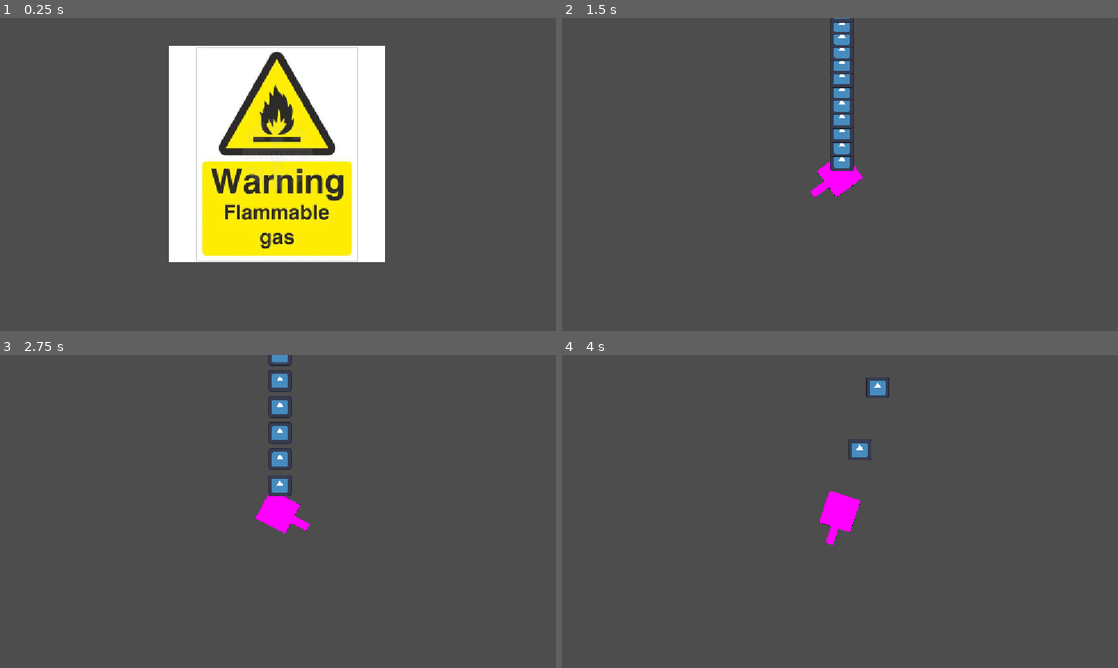
Above: before the commit, frames 1-4 (two rows, left to right).
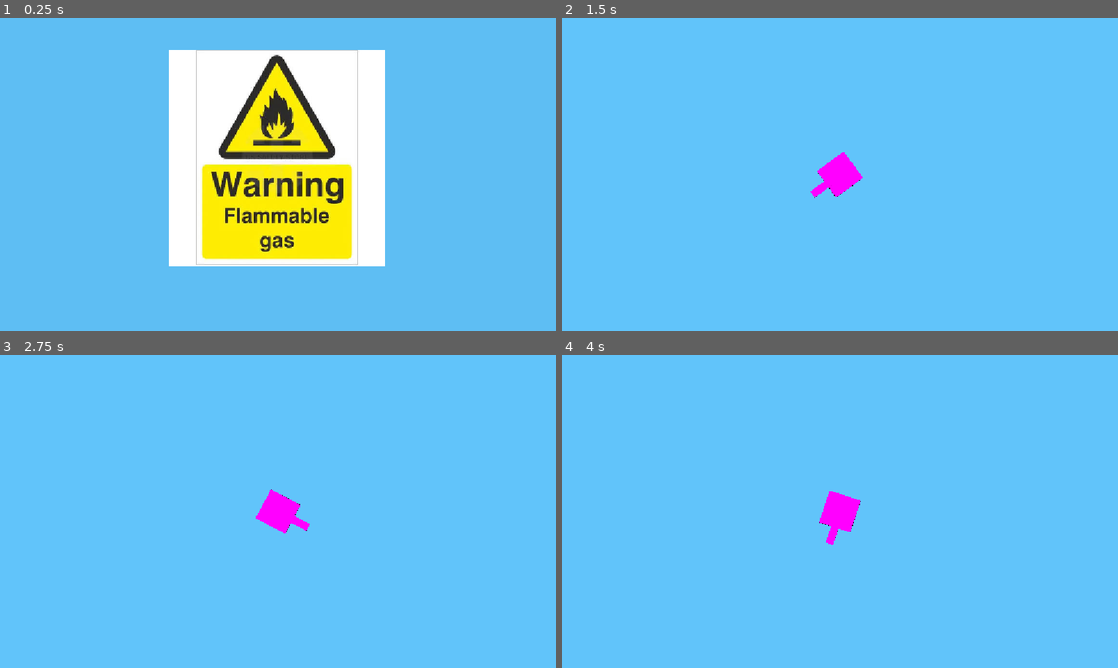
Above: after the commit, the same moments.

Repository: moocow-web/silogame
Game: Godot game, scene res://main.tscn
Two runs of this game, one before a commit and one after it. Both use one fixed random seed, a clock stepped at 60 frames per second and the inputs below. The engine's default icon, where the game draws it, is replaced by a stand-in: a white triangle on a blue panel in a dark square.
Inputs (mouse positions are in pixels of both pictures, inside the frame that each line leads up to):
- Up to frame 1 (0.25 s): no input
- Up to frame 2 (1.5 s): tap Enter at 0.5 s; move the mouse to (962, 158) at 0.52 s; hold Right (ui_right) 0.53-1.28 s; tap Alt at 0.6 s; click (962, 158) at 0.67 s; move the mouse to (728, 190) at 1.27 s; hold Down from 1.28 s (still down); tap Shift at 1.35 s
- Up to frame 3 (2.75 s): move the mouse to (333, 442) at 2.02 s; release Down at 2.03 s; hold Right (ui_right) from 2.03 s (still down); tap Alt at 2.1 s
- Up to frame 4 (4 s): move the mouse to (812, 574) at 2.77 s; release Right (ui_right) at 2.78 s; hold Up (ui_up) 2.78-3.53 s; tap Shift at 2.85 s; click (812, 574) at 2.92 s; move the mouse to (1006, 558) at 3.52 s; hold Left (ui_left) from 3.53 s (still down); tap Alt at 3.6 s

The runs differ from the first frame. In frame 1, 78% of the frame differs, in the area x 0-100%, y 0-100%; in frame 2, 99%; in frame 3, 99%; in frame 4, 99%.

Commit message:
major look update

Diff:
--- a/camera_2d.gd
+++ b/camera_2d.gd
@@ -1,5 +1,4 @@
 extends Camera2D
-
 @onready var missile: CharacterBody2D = $"../missile"
 # Called when the node enters the scene tree for the first time.
 func _ready() -> void:
--- /dev/null
+++ b/color_rect.gd
@@ -0,0 +1,12 @@
+extends ColorRect
+var alt
+@onready var cam: Camera2D = $"../Camera2D"
+func _process(delta: float) -> void:
+	alt = position.y / -10000
+	alt = 1 - alt
+	if alt <= 0.1:
+		alt = 0.1
+	position = cam.position
+	position.x += -600
+	position.y += -330
+	color = Color(0.38, 0.77, 0.98, alt)
--- /dev/null
+++ b/color_rect_2.gd
@@ -0,0 +1,9 @@
+extends ColorRect
+var alt
+@onready var cam: Camera2D = $"../Camera2D"
+func _process(delta: float) -> void:
+	alt = position.y / 1000
+	position = cam.position
+	position.x += -600
+	position.y += -330
+	color = Color(0, 0, 0, 1)
--- a/main.tscn
+++ b/main.tscn
@@ -7,6 +7,8 @@
 [ext_resource type="Texture2D" uid="uid://chh4frnf2skxw" path="res://images.jpeg" id="4_272bh"]
 [ext_resource type="Script" uid="uid://cnvbf81dyt381" path="res://target.gd" id="5_5vw27"]
 [ext_resource type="Texture2D" uid="uid://cdcj85jpx8bqq" path="res://IMG_3713.jpg" id="6_kek77"]
+[ext_resource type="Script" uid="uid://b0kf8r80jh3t8" path="res://color_rect.gd" id="8_5vw27"]
+[ext_resource type="Script" uid="uid://bifahacovwxo" path="res://color_rect_2.gd" id="9_kek77"]
 
 [sub_resource type="NoiseTexture2D" id="NoiseTexture2D_jxeih"]
 
@@ -42,3 +44,19 @@
 [node name="Sprite2D" type="Sprite2D" parent="target" unique_id=1859174553]
 z_index = 7
 texture = ExtResource("6_kek77")
+
+[node name="ColorRect" type="ColorRect" parent="." unique_id=1082809773]
+z_index = -1
+offset_left = -608.0
+offset_top = -332.0
+offset_right = 618.0
+offset_bottom = 324.0
+script = ExtResource("8_5vw27")
+
+[node name="ColorRect2" type="ColorRect" parent="." unique_id=1207796938]
+z_index = -5
+offset_left = -601.0
+offset_top = -330.0
+offset_right = 618.0
+offset_bottom = 325.0
+script = ExtResource("9_kek77")
--- a/missile.gd
+++ b/missile.gd
@@ -2,21 +2,52 @@
 var angular_velocity = 0
 var fuel = 1000
 var damp = .96 #out of 1, .96 is standard
-const trailScene = preload("uid://b50xxm4xpukdk")
+var tr
+var thrust = 0
+var trun = 0
+const trailScene1 = preload("uid://b50xxm4xpukdk")
+const trailScene2 = preload("uid://cf4ghvv1cma2v")
 func _physics_process(delta: float) -> void:
 	velocity.y += 20
+	thrust = 0
 	angular_velocity = angular_velocity * damp
 	if Input.is_action_pressed("ui_up"):
-		velocity.y += -100 * cos(rotation)
-		velocity.x += 100 * sin(rotation)
+		velocity.y += -50 * cos(rotation)
+		velocity.x += 50 * sin(rotation)
 		fuel += -1
+		thrust = 1
 	if Input.is_action_pressed("ui_left"):
 		angular_velocity += -.005
 	if Input.is_action_pressed("ui_right"):
 		angular_velocity += .005
 	rotation += angular_velocity
-	var trail = trailScene.instantiate()
-	trail.position = Vector2(position.x, position.y)
-	add_sibling(trail)
-	print(position.x)
+	tr = randi_range(1,2)
+	if tr == 1 && thrust == 1 && trun > 5:
+		var trail = trailScene1.instantiate()
+		trail.position = Vector2(position.x, position.y)
+		add_sibling(trail)
+		trun = 0
+	if tr == 2 && thrust == 1 && trun > 5:
+		var trail = trailScene2.instantiate()
+		trail.position = Vector2(position.x, position.y)
+		add_sibling(trail)
+		trun = 0
+	print(trun)
+	trun += 1
 	move_and_slide()
+	if velocity.x > 0:
+		velocity.x += -4
+	if velocity.x < 0:
+		velocity.x += 4
+	if velocity.y > 0:
+		velocity.y += -4
+	if velocity.y < 0:
+		velocity.y += 4
+	if velocity.x > 10000:
+		velocity.x = 10000
+	if velocity.x < -10000:
+		velocity.x = -10000
+	if velocity.y < -10000:
+		velocity.y = -10000
+	if velocity.y > 10000:
+		velocity.y = 10000
--- a/target.gd
+++ b/target.gd
@@ -2,4 +2,5 @@
 func _ready() -> void:
 	position.x = randi_range(1, 1000000)
 func _process(delta: float) -> void:
-	print(position.x)
+	pass
+#	print(position.x)
--- a/trail.tscn
+++ /dev/null
@@ -1,14 +0,0 @@
-[gd_scene format=3 uid="uid://b50xxm4xpukdk"]
-
-[ext_resource type="Script" uid="uid://cfl08q810a7nv" path="res://area_2d.gd" id="1_abn3g"]
-[ext_resource type="Texture2D" uid="uid://4q335xxs2p" path="res://icon.svg" id="1_xjhlx"]
-
-[node name="Node2D" type="Node2D" unique_id=1494163557]
-
-[node name="Area2D" type="Area2D" parent="." unique_id=1038603969]
-script = ExtResource("1_abn3g")
-
-[node name="Sprite2D" type="Sprite2D" parent="Area2D" unique_id=556599481]
-position = Vector2(3.999999, 0.99999905)
-scale = Vector2(0.375, 0.3515625)
-texture = ExtResource("1_xjhlx")
--- /dev/null
+++ b/trail1.tscn
@@ -0,0 +1,15 @@
+[gd_scene format=3 uid="uid://b50xxm4xpukdk"]
+
+[ext_resource type="Script" uid="uid://cfl08q810a7nv" path="res://area_2d.gd" id="1_hw5mk"]
+[ext_resource type="Texture2D" uid="uid://blhsff62hf6pu" path="res://pixil-frame-0 (1).png" id="2_khnbc"]
+
+[node name="Node2D" type="Node2D" unique_id=1494163557]
+
+[node name="Area2D" type="Area2D" parent="." unique_id=1038603969]
+script = ExtResource("1_hw5mk")
+
+[node name="Sprite2D" type="Sprite2D" parent="Area2D" unique_id=556599481]
+modulate = Color(1, 1, 1, 0.4862745)
+rotation = 1.0488855
+scale = Vector2(-0.041453097, 0.05472433)
+texture = ExtResource("2_khnbc")
--- /dev/null
+++ b/trail2.tscn
@@ -0,0 +1,15 @@
+[gd_scene format=3 uid="uid://cf4ghvv1cma2v"]
+
+[ext_resource type="Script" uid="uid://cfl08q810a7nv" path="res://area_2d.gd" id="1_erwuh"]
+[ext_resource type="Texture2D" uid="uid://blhsff62hf6pu" path="res://pixil-frame-0 (1).png" id="2_7fgd5"]
+
+[node name="Node2D" type="Node2D" unique_id=1494163557]
+
+[node name="Area2D" type="Area2D" parent="." unique_id=1038603969]
+script = ExtResource("1_erwuh")
+
+[node name="Sprite2D" type="Sprite2D" parent="Area2D" unique_id=556599481]
+modulate = Color(1, 1, 1, 0.45490196)
+position = Vector2(1, 1)
+scale = Vector2(0.10321429, 0.08435268)
+texture = ExtResource("2_7fgd5")
Binary file added: 360_F_250069352_PitJVkjli6V2SHg1iebombLyuKDbjV3y.jpg
Not shown, added: 360_F_250069352_PitJVkjli6V2SHg1iebombLyuKDbjV3y.jpg.import
Not shown, added: color_rect.gd.uid
Not shown, added: color_rect_2.gd.uid
Binary file added: pixil-frame-0 (1).png
Not shown, added: pixil-frame-0 (1).png.import
